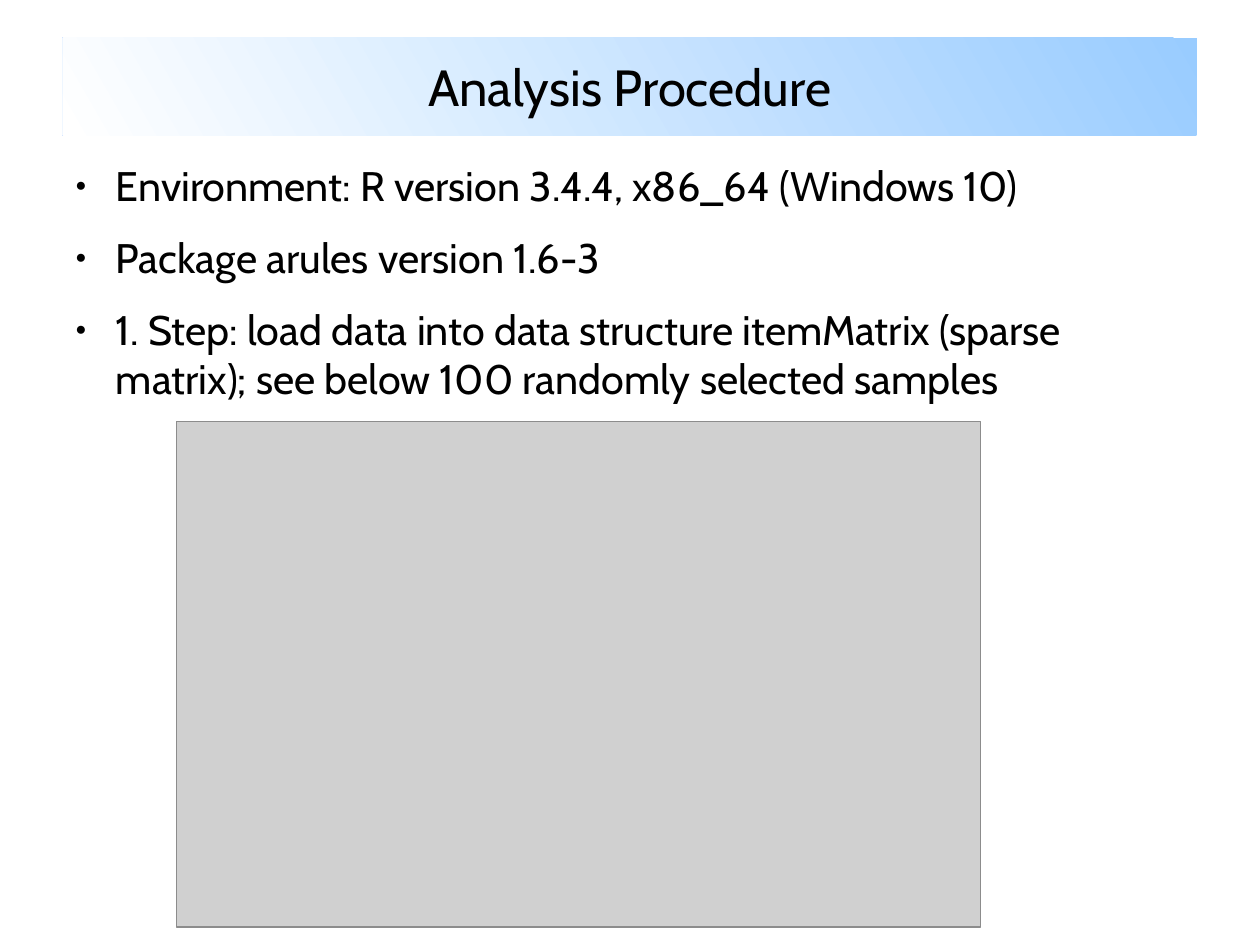
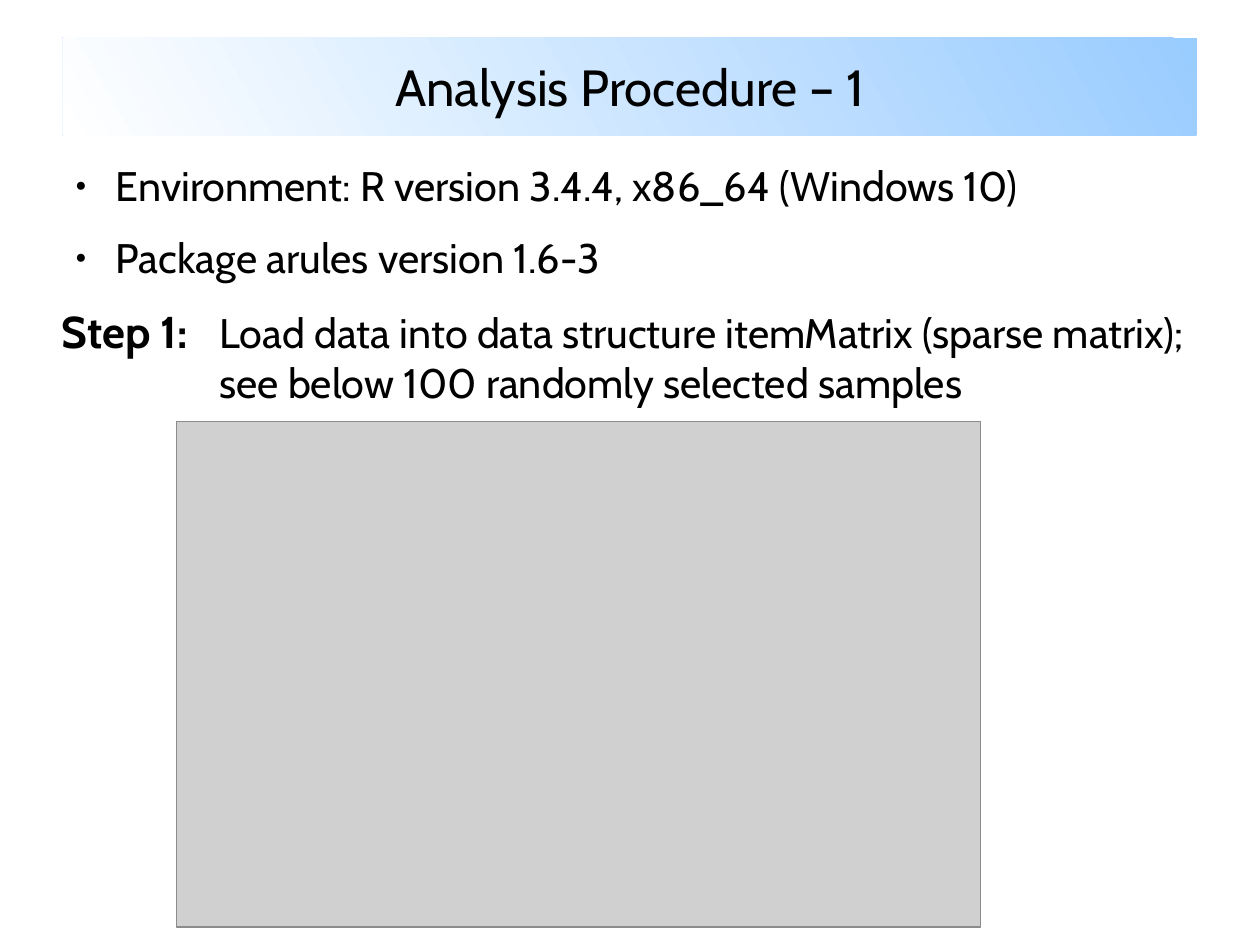
Before and after one commit to mbassi1364/CAS-Applied-Data-Science, a slide deck: slide 5 of Machine-Learning-Project/project.1/metriken.2020-03-14/analysis/prod.dba_hist_sysmetric_summary.2020-02-12-bis-2020-03-14/Report/bassi_oracle_metrics_association_mining.odp. Drawn at 1260x945 pixels with LibreOffice and Linux fonts; fonts in the diff are those of the drawing; grey boxes stand for pictures. Boxes give left, top, right and bottom in pixels: in the first picture for what was removed or moved away, otherwise in the second. Text is boxed around its words. In the diff, an @@ line names an element or a change of style, - is before the commit and + after.

```diff
--- a/Machine-Learning-Project/project.1/metriken.2020-03-14/analysis/prod.dba_hist_sysmetric_summary.2020-02-12-bis-2020-03-14/Report/bassi_oracle_metrics_association_mining.odp
+++ b/Machine-Learning-Project/project.1/metriken.2020-03-14/analysis/prod.dba_hist_sysmetric_summary.2020-02-12-bis-2020-03-14/Report/bassi_oracle_metrics_association_mining.odp
@@ title at <box>395,68,864,118</box>: text changed @@
-Analysis Procedure
+Analysis Procedure – 1
@@ text at <box>62,316,1184,408</box>: text changed @@
-● 1. Step: load data into data structure itemMatrix (sparse matrix); see below 100 randomly selected samples
+Step 1: Load data into data structure itemMatrix (sparse matrix); see below 100 randomly selected samples
```
Also in this commit, not shown: 1 other slide changed, 3 slides added.
